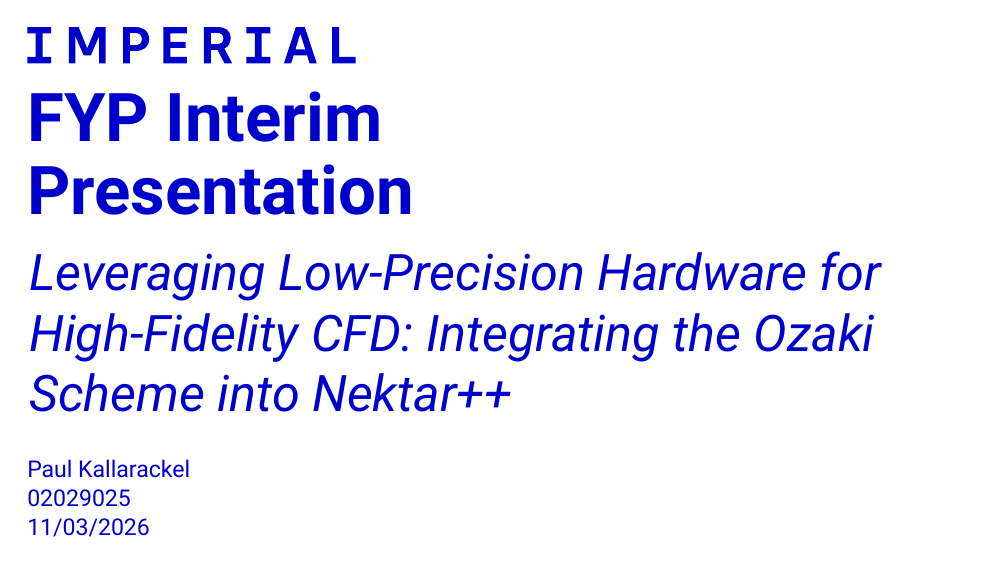
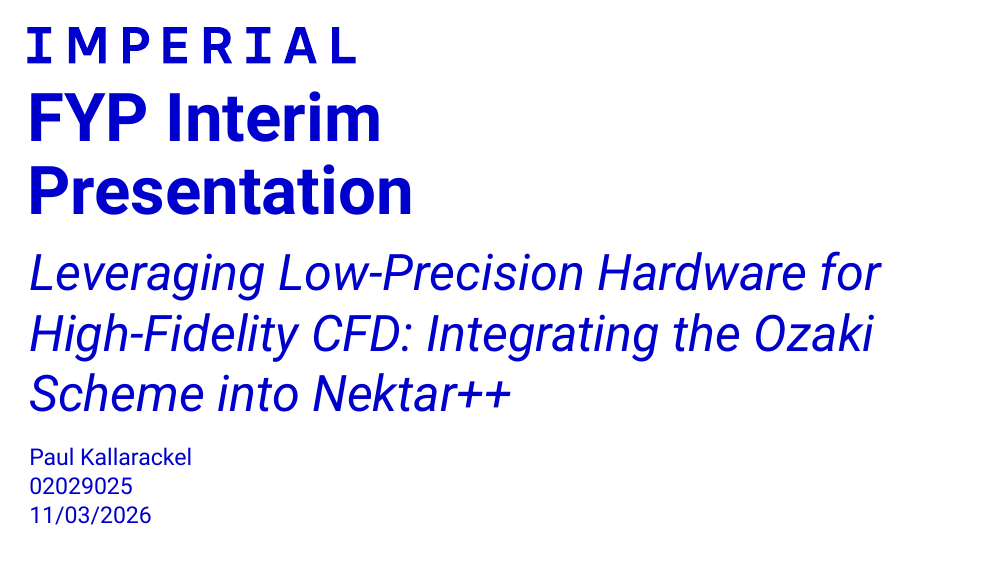
Before and after one commit to krackalackel02/FYP-Interim, a slide deck: slide 1 of Interim.pptx. Drawn at 1008x567 pixels with LibreOffice and Linux fonts; fonts in the diff are those of the drawing. Boxes give left, top, right and bottom in pixels: in the first picture for what was removed or moved away, otherwise in the second. Text is boxed around its words. In the diff, an @@ line names an element or a change of style, - is before the commit and + after.

```diff
--- a/Interim.pptx
+++ b/Interim.pptx
@@ text at (x1=29, y1=447, x2=192, y2=525): paragraphs added @@
+Paul Kallarackel
+02029025
+11/03/2026
@@ text removed at (x1=27, y1=459, x2=190, y2=537) @@
-Paul Kallarackel
-02029025
-11/03/2026
```
Also in this commit, not shown: 2 other slides changed.
